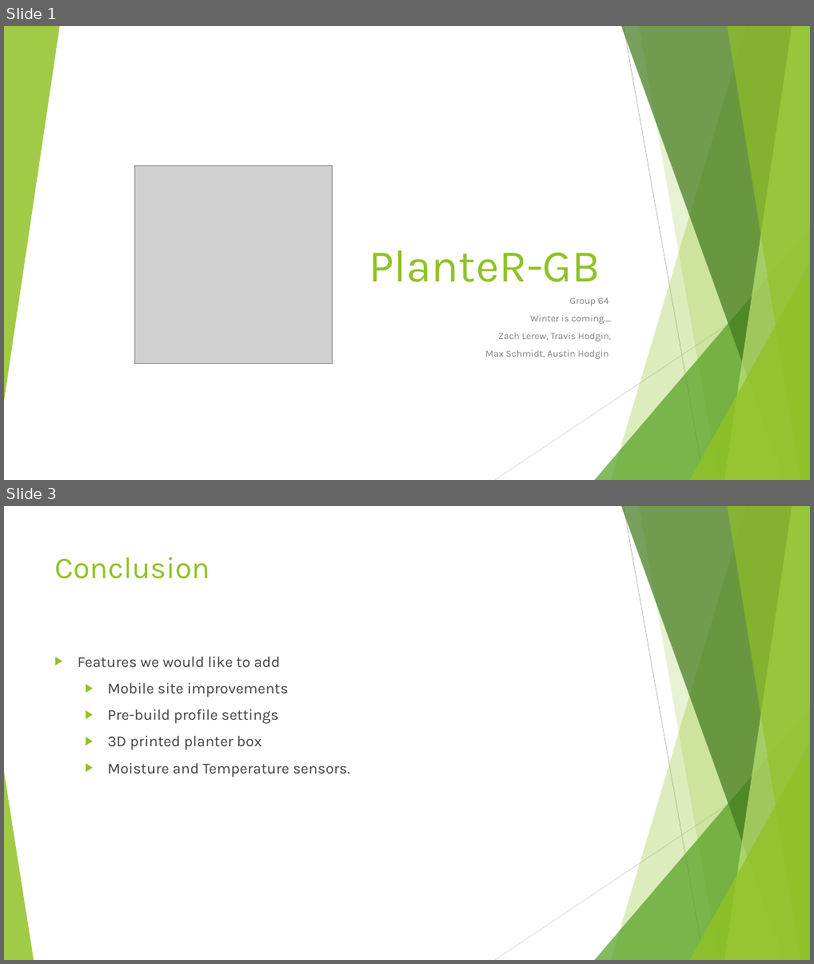
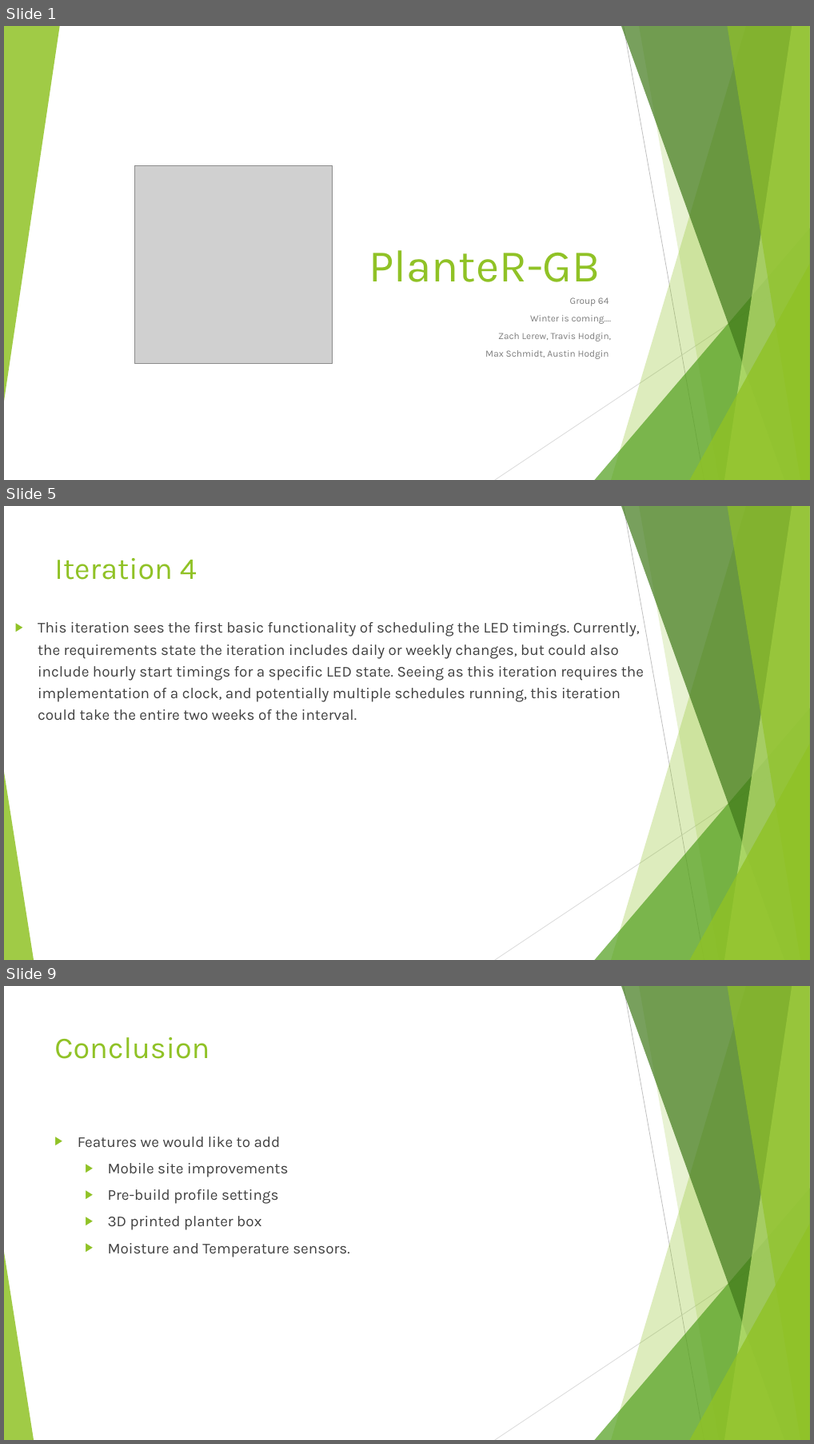
Before and after one commit to HodginAustin/Winter-Is-Coming, a slide deck: Documents/PresentationSpring/Spring Presentation.pptx. Shown one above the other, each under a label of ours: slides 1 and 3 before the commit, slides 1, 5 and 9 after it; the slides between them are not shown. The pictures are 814x964 and 814x1444 pixels, drawn with LibreOffice and Linux fonts; fonts in the diff are those of the drawing; grey boxes stand for pictures. Boxes give left, top, right and bottom in pixels: in the first picture for what was removed or moved away, otherwise in the second. Text is boxed around its words. In the diff, an @@ line names an element or a change of style, - is before the commit and + after.

```diff
--- a/Documents/PresentationSpring/Spring Presentation.pptx
+++ b/Documents/PresentationSpring/Spring Presentation.pptx
@@ slide 5 added at bbox=[4, 506, 810, 960], background #FFFFFF; not listed: 10 template elements that a slide beside it also shows @@
@@ text added at bbox=[54, 558, 197, 580], 36 pt, text #90C226 @@
+Iteration 4
@@ text added at bbox=[38, 622, 644, 720], 18 pt, text #404040 @@
+▶ This iteration sees the first basic functionality of scheduling the LED timings. Currently, the requirements state the iteration includes daily or weekly changes, but could also include hourly start timings for a specific LED state. Seeing as this iteration requires the implementation of a clock, and potentially multiple schedules running, this iteration could take the entire two weeks of the interval.
@@ what was slide 3 is now slide 9 @@
```
Also in this commit, not shown: 6 other slides added, 1 slide removed.
